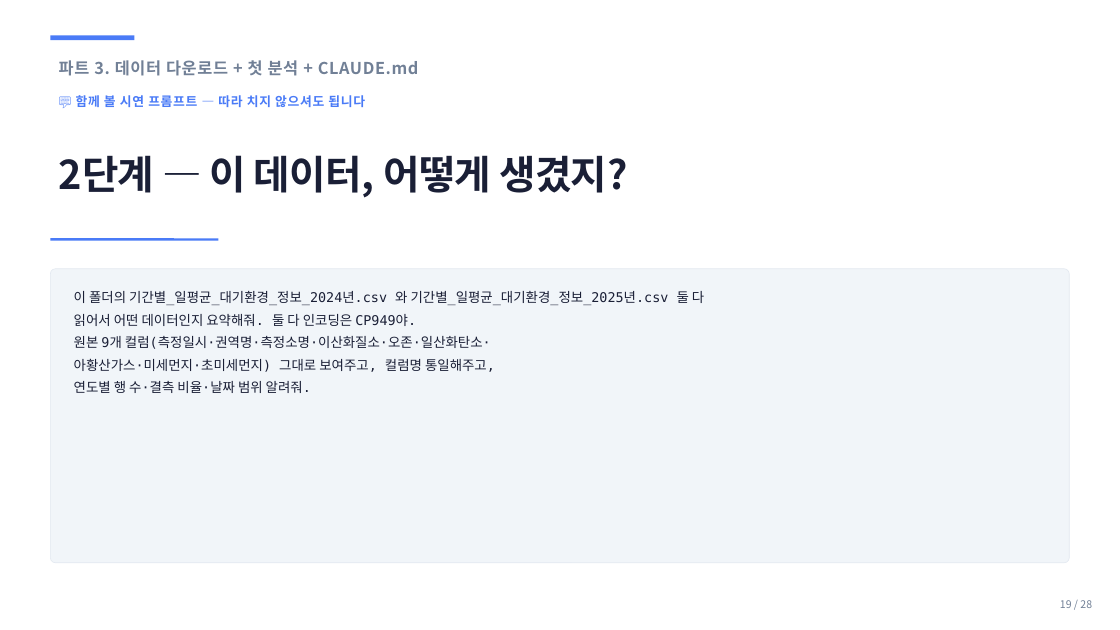
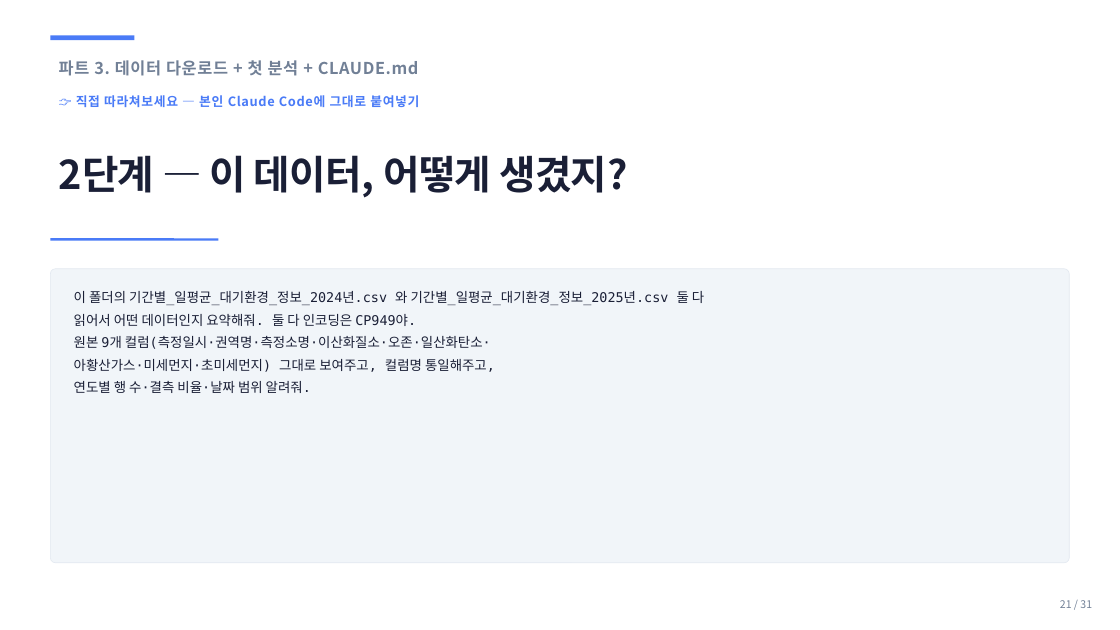
Before and after one commit to sujinpark-datapopcorn/inflearn_ccd_challenge, a slide deck: slide 21 of ppt/b2g_day1_setup.pptx (slide 19 before the commit). Drawn at 1120x630 pixels with LibreOffice and Linux fonts; fonts in the diff are those of the drawing. Boxes give left, top, right and bottom in pixels: in the first picture for what was removed or moved away, otherwise in the second. Text is boxed around its words. In the diff, an @@ line names an element or a change of style, - is before the commit and + after.

```diff
--- a/ppt/b2g_day1_setup.pptx
+++ b/ppt/b2g_day1_setup.pptx
@@ text at [76, 95, 419, 107]: text changed @@
-💬 함께 볼 시연 프롬프트 — 따라 치지 않으셔도 됩니다
+👉 직접 따라쳐보세요 — 본인 Claude Code에 그대로 붙여넣기
@@ text at [1060, 600, 1092, 608]: text changed @@
-19 / 28
+21 / 31
```
Also in this commit, not shown: 26 other slides changed, 3 slides added, 4 other files.
